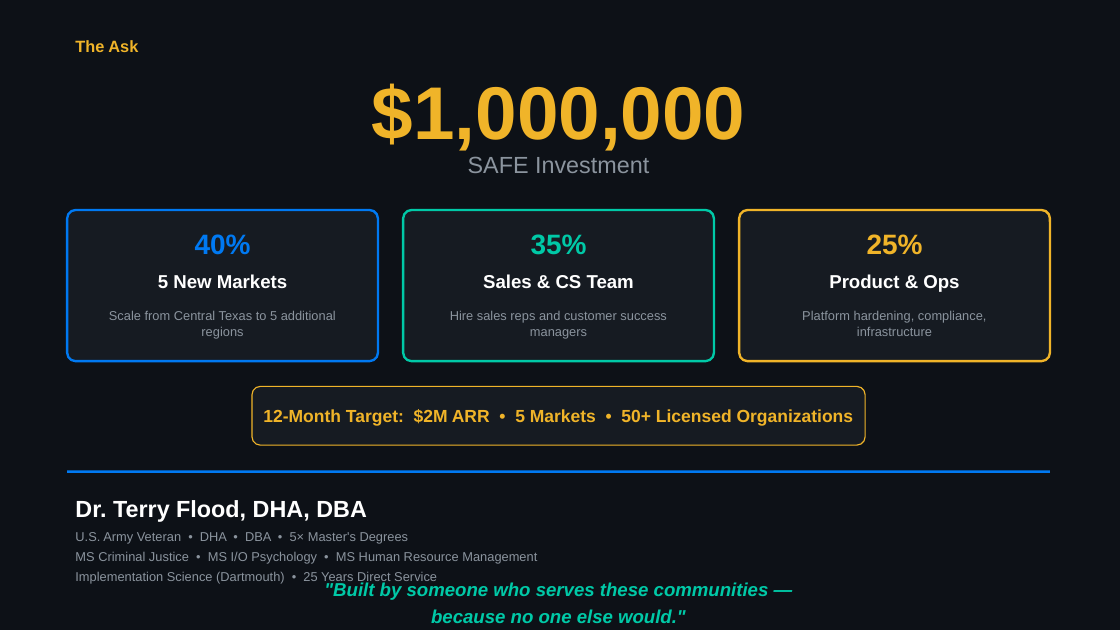
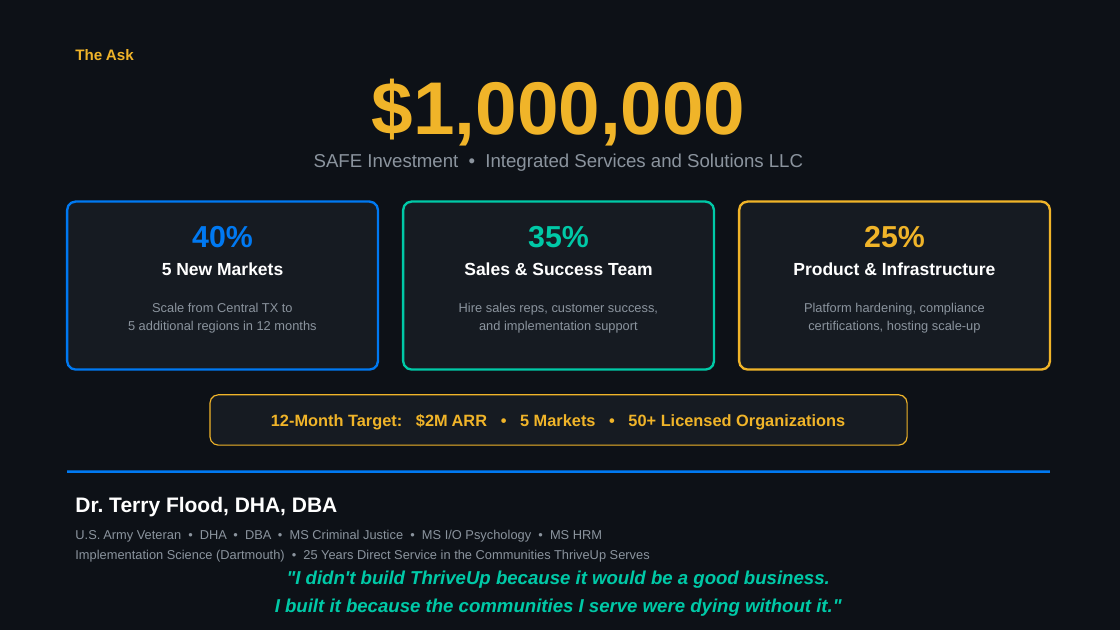
Before and after one commit to mrterryflood-ui/Thriveup, a slide deck: slide 10 of docs/pitches/ThriveUp-The-Pitch-by-Deel-2026.pptx. Drawn at 1120x630 pixels with LibreOffice and Linux fonts; fonts in the diff are those of the drawing. Boxes give left, top, right and bottom in pixels: in the first picture for what was removed or moved away, otherwise in the second. Text is boxed around its words. In the diff, an @@ line names an element or a change of style, - is before the commit and + after.

```diff
--- a/docs/pitches/ThriveUp-The-Pitch-by-Deel-2026.pptx
+++ b/docs/pitches/ThriveUp-The-Pitch-by-Deel-2026.pptx
@@ text "$1,000,000" moved from (x1=372, y1=83, x2=745, y2=151) to (x1=372, y1=78, x2=745, y2=146) @@
@@ text "The Ask" moved from (x1=75, y1=40, x2=138, y2=52) to (x1=75, y1=49, x2=134, y2=60) @@
@@ text "The Ask" at (x1=75, y1=49, x2=134, y2=60): size 14 to 13 pt @@
@@ text at (x1=314, y1=153, x2=803, y2=171): text changed; size 20 to 16 pt @@
-SAFE Investment
+SAFE Investment • Integrated Services and Solutions LLC
@@ rounded rectangle resized from (x1=67, y1=210, x2=378, y2=361) to (x1=67, y1=202, x2=378, y2=370) @@
@@ rounded rectangle resized from (x1=403, y1=210, x2=714, y2=361) to (x1=403, y1=202, x2=714, y2=370) @@
@@ rounded rectangle resized from (x1=739, y1=210, x2=1050, y2=361) to (x1=739, y1=202, x2=1050, y2=370) @@
@@ 3 texts moved together from (x1=195, y1=234, x2=923, y2=255) to (x1=192, y1=226, x2=925, y2=248) @@
@@ size 24 to 26 pt in 3 elements at (x1=192, y1=226, x2=253, y2=248), (x1=528, y1=226, x2=589, y2=248), (x1=864, y1=226, x2=925, y2=248) @@
@@ text "5 New Markets" moved from (x1=158, y1=274, x2=287, y2=288) to (x1=162, y1=262, x2=283, y2=275) @@
@@ text "5 New Markets" at (x1=162, y1=262, x2=283, y2=275): size 16 to 15 pt @@
@@ text at (x1=464, y1=262, x2=652, y2=275): text changed; size 16 to 15 pt @@
-Sales & CS Team
+Sales & Success Team
@@ text at (x1=793, y1=262, x2=996, y2=275): text changed; size 16 to 15 pt @@
-Product & Ops
+Product & Infrastructure
@@ text at (x1=128, y1=303, x2=316, y2=333): text changed @@
-Scale from Central Texas to 5 additional regions
+Scale from Central TX to
+5 additional regions in 12 months
@@ text at (x1=459, y1=303, x2=658, y2=333): text changed @@
-Hire sales reps and customer success managers
+Hire sales reps, customer success,
+and implementation support
@@ text at (x1=804, y1=303, x2=985, y2=333): text changed @@
-Platform hardening, compliance, infrastructure
+Platform hardening, compliance
+certifications, hosting scale-up
@@ text "12-Month Target: $2M ARR • ..." moved from (x1=263, y1=409, x2=854, y2=426) to (x1=271, y1=414, x2=845, y2=430) @@
@@ text "12-Month Target: $2M ARR • ..." at (x1=271, y1=414, x2=845, y2=430): size 15 to 14 pt @@
@@ proportions changed in 4 elements at (x1=67, y1=202, x2=378, y2=370), (x1=403, y1=202, x2=714, y2=370), (x1=739, y1=202, x2=1050, y2=370), (x1=210, y1=395, x2=907, y2=445) @@
@@ rounded rectangle resized from (x1=252, y1=386, x2=865, y2=445) to (x1=210, y1=395, x2=907, y2=445) @@
@@ text "Dr. Terry Flood, DHA, DBA" at (x1=75, y1=496, x2=337, y2=516): size 20 to 18 pt @@
@@ text at (x1=75, y1=530, x2=650, y2=562): text changed @@
-U.S. Army Veteran • DHA • DBA • 5× Master's Degrees
-MS Criminal Justice • MS I/O Psychology • MS Human Resource Management
-Implementation Science (Dartmouth) • 25 Years Direct Service
+U.S. Army Veteran • DHA • DBA • MS Criminal Justice • MS I/O Psychology • MS HRM
+Implementation Science (Dartmouth) • 25 Years Direct Service in the Communities ThriveUp Serves
@@ text at (x1=275, y1=570, x2=841, y2=616): text changed @@
-"Built by someone who serves these communities —
-because no one else would."
+"I didn't build ThriveUp because it would be a good business.
+I built it because the communities I serve were dying without it."
```
Also in this commit, not shown: 3 other slides changed, 6 slides added, 6 slides removed, 2 other files.
